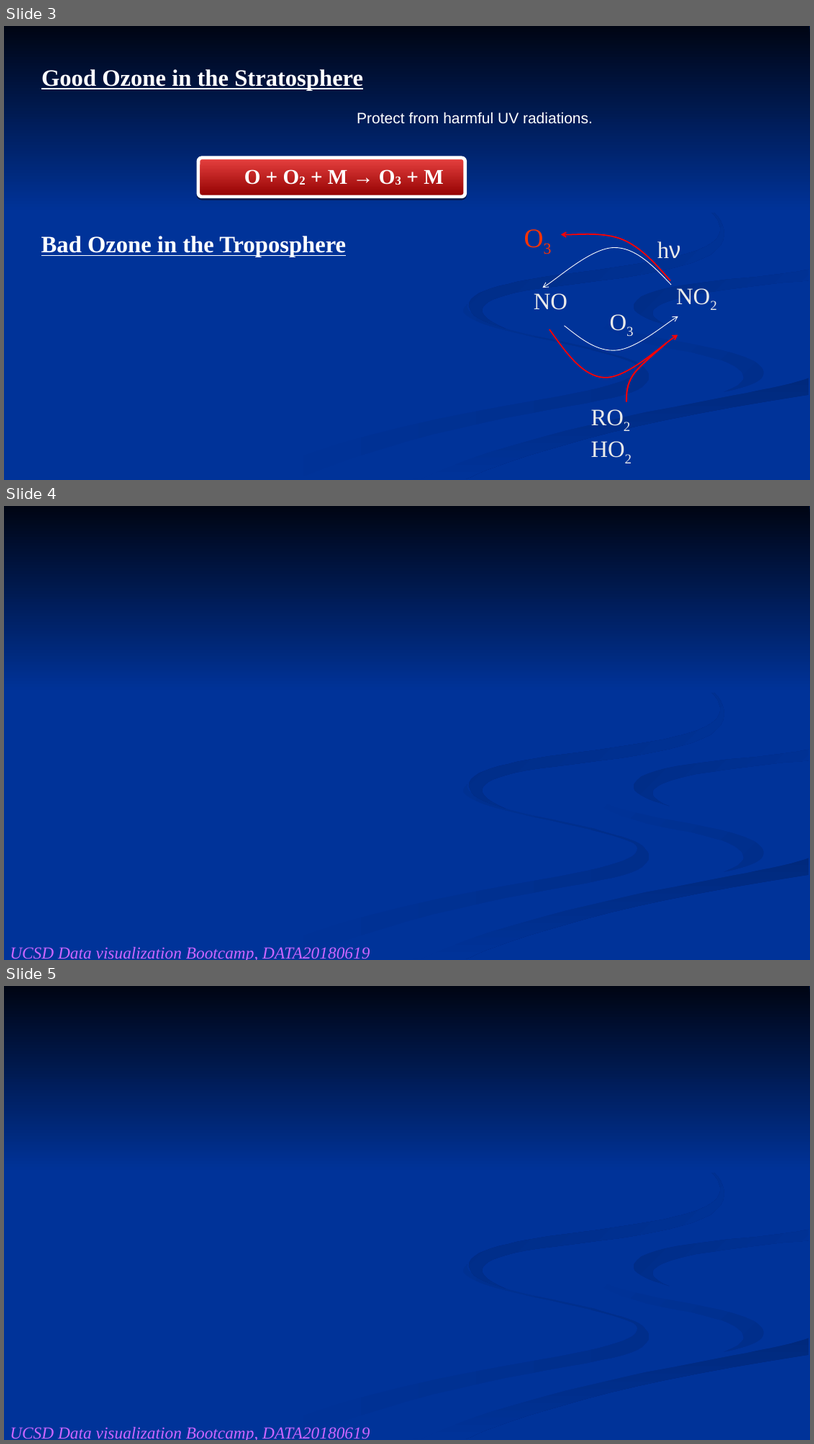
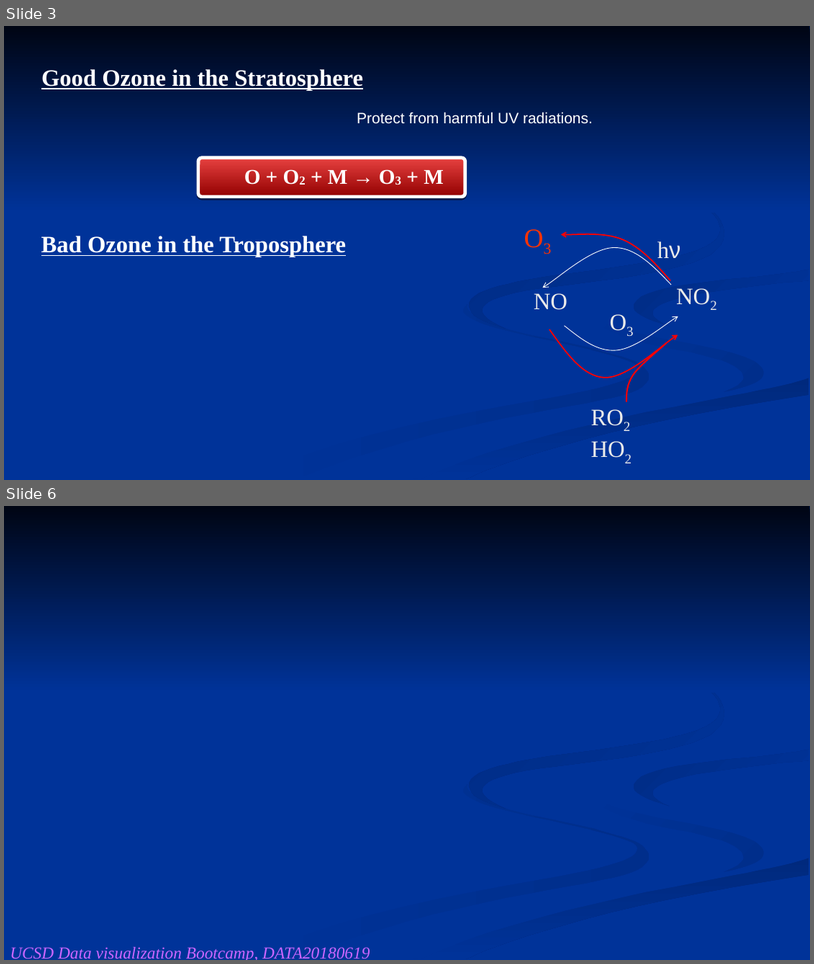
Before and after one commit to shaheen19/Climate-myth, a slide deck: O3-PM_health effects-Project1_JARR.pptx. Shown one above the other, each under a label of ours: slides 3, 4 and 5 before the commit, slides 3 and 6 after it; the slides between them are not shown. The pictures are 814x1444 and 814x964 pixels, drawn with LibreOffice and Linux fonts; fonts in the diff are those of the drawing. Boxes give left, top, right and bottom in pixels: in the first picture for what was removed or moved away, otherwise in the second. Text is boxed around its words. In the diff, an @@ line names an element or a change of style, - is before the commit and + after.

```diff
--- a/O3-PM_health effects-Project1_JARR.pptx
+++ b/O3-PM_health effects-Project1_JARR.pptx
@@ slide 4 removed at [4,506,810,960], background #003399; not listed: 7 template elements that a slide beside it also shows @@
@@ text removed at [10,947,370,960] @@
-UCSD Data visualization Bootcamp, DATA20180619
@@ what was slide 5 is now slide 6 @@
```
Also in this commit, not shown: 2 slides added, 1 other file.
